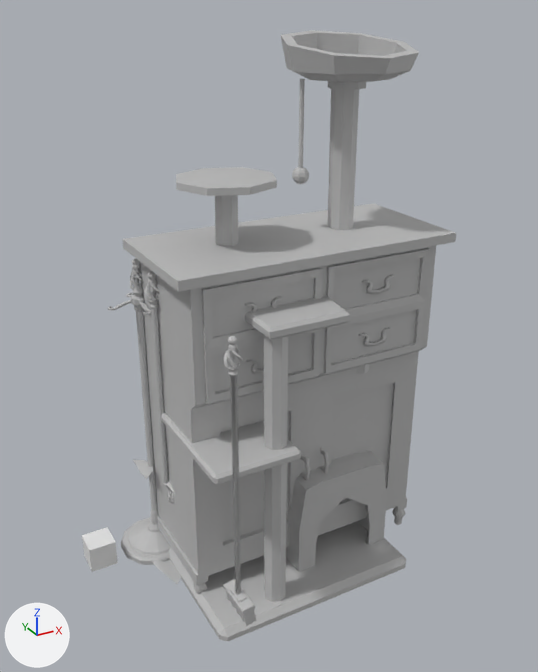
Two versions of the FBX model Assets/Art/placeholder furnitures/fireplace area/FireplaceTool_spade_Low_Hilda.fbx, one commit apart.
Rendered twice from a 50 mm lens placed at (-7.6, -23.1, 19.3), pointed at (3.3, -3.2, 9.4). Every picture has the same lights, and +X, +Y and +Z are marked at lower left. Where no turn or scale is listed for an object, it has been applied to the vertices.

Objects in the first picture: 'Cube', 'katt16', 'pCube11', 'pCube8', 'pCylinder17', 'pCylinder18', 'pCylinder9', 'pasted__pCube6', 'pasted__pCube7', 'pasted__pCube8', 'shelf body', 'shelf feet'.
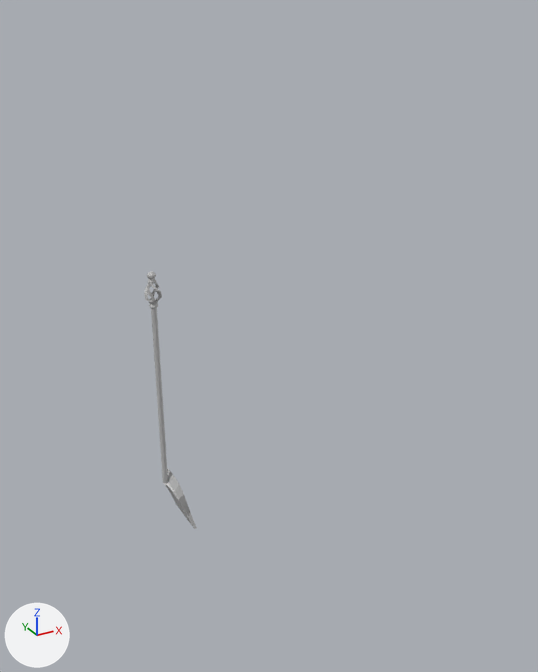
The newer file is also turned or shifted as a whole; pictures and numbers use the older file's frame.

What differs and where, as boxes [x1, y1, x2, y2] in the pictures (538 x 672 px):
'shelf body', deleted: before [122, 203, 456, 585]
'katt16', deleted: before [161, 30, 419, 642]
'pCylinder9', deleted: before [108, 258, 170, 565]
'pCylinder17', deleted: before [223, 336, 255, 614]
'Cube', deleted: before [82, 527, 118, 572]
'pasted__pCube8', deleted: before [245, 275, 394, 312]
'pasted__pCube7', deleted: before [246, 327, 390, 374]
'pasted__pCube6', deleted: before [300, 446, 329, 481]
'shelf feet', deleted: before [160, 508, 406, 594]
'pCube11', deleted: before [226, 591, 256, 626]
'pCylinder18', deleted: before [130, 264, 143, 296]

Diff of the bpy script that builds the scene:
```diff
--- a/Assets/Art/placeholder furnitures/fireplace area/FireplaceTool_spade_Low_Hilda.fbx.py
+++ b/Assets/Art/placeholder furnitures/fireplace area/FireplaceTool_spade_Low_Hilda.fbx.py
@@ ob_pcube11 @@
-ob_pcube11 = bpy.data.objects.new('pCube11', me_mesh_009)
-ob_pcube11.location = (0.04, -7.36, 3.06)
@@ ob_pasted__pcube6 @@
-ob_pasted__pcube6 = bpy.data.objects.new('pasted__pCube6', me_mesh_002)
-ob_pasted__pcube6.location = (4.65, -18.58, 0.95)
@@ ob_pasted__pcube8 @@
-ob_pasted__pcube8 = bpy.data.objects.new('pasted__pCube8', me_mesh_004)
-ob_pasted__pcube8.location = (4.65, -18.58, 0.95)
@@ ob_shelf_body @@
-ob_shelf_body = bpy.data.objects.new('shelf body', me_mesh)
-ob_shelf_body.location = (4.65, -1.96, 6.18)
@@ ob_pcylinder17 @@
-ob_pcylinder17 = bpy.data.objects.new('pCylinder17', me_mesh_008)
-ob_pcylinder17.location = (0.0, -7.36, 3.13)
@@ ob_shelf_feet @@
-ob_shelf_feet = bpy.data.objects.new('shelf feet', me_mesh_001)
-ob_shelf_feet.location = (4.65, -1.96, 0.0)
@@ ob_pcylinder9 @@
-ob_pcylinder9 = bpy.data.objects.new('pCylinder9', me_mesh_006)
-ob_pcylinder9.location = (-0.11, 0.01, -0.02)
@@ ob_katt16 @@
-ob_katt16 = bpy.data.objects.new('katt16', me_mesh_005)
-ob_katt16.location = (3.78, 0.04, 0.0)
@@ ob_pasted__pcube7 @@
-ob_pasted__pcube7 = bpy.data.objects.new('pasted__pCube7', me_mesh_003)
-ob_pasted__pcube7.location = (4.65, -18.58, 0.95)
@@ ob_pcylinder18 @@
-ob_pcylinder18 = bpy.data.objects.new('pCylinder18', me_mesh_012)
-ob_pcylinder18.location = (-0.07, -0.04, 3.68)
@@ ob_cube @@
-ob_cube = bpy.data.objects.new('Cube', me_cube_001)
-ob_cube.location = (-2.28, 0.0, 0.48)
```
